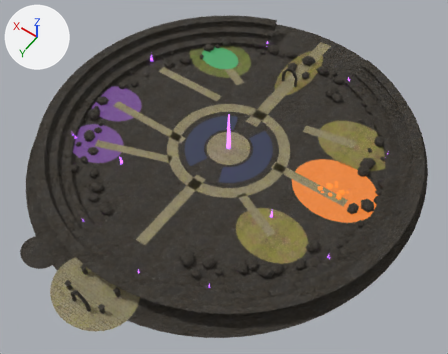
The glTF model assets/original/ember_art/breach/breach_shell.glb: old version first, new version second.
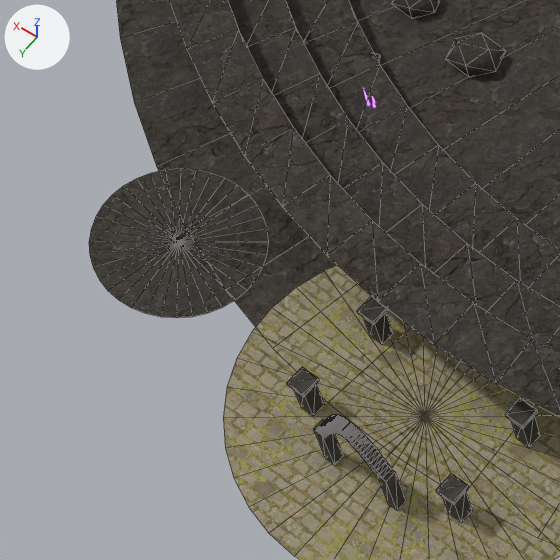
Each version is shown whole from a camera (50 mm lens) standing at (-87.1, -0.1, 177.0) and looking at (-6.9, -112.4, 0.6), then close up on the part from 0% to 28% of the width and 56% to 91% of the height. The lights are fixed; the arrows at upper left show +X, +Y and +Z. The last two pictures show the newer version. The close-ups show mesh edges as thin lines. Where no turn or scale is listed for an object, it has been applied to the vertices. Vertices at exactly the same position are counted once.

Names of what the first close-up shows: 'breach_arena_arch_0', 'breach_arena_arch_1', 'breach_arena_arch_2', 'breach_arena_floor', 'breach_floor', 'breach_pillar_ne', 'breach_pillar_nw', 'breach_pillar_se', 'breach_pillar_sw', 'breach_rim_rocks', 'breach_terraces', 'breach_vault_floor' and 1 more.
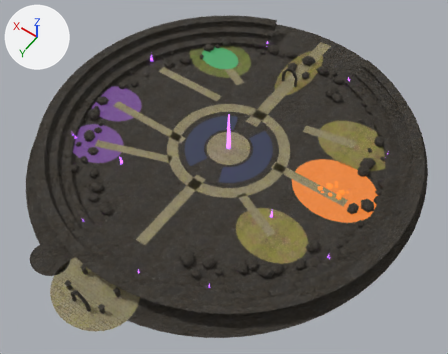
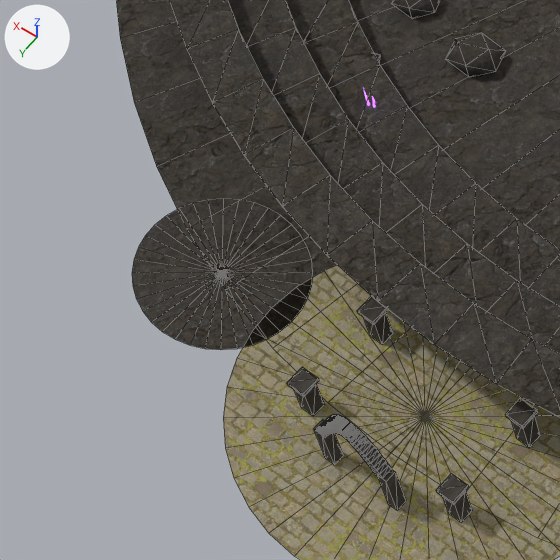
Commit message: Keep the Breach chest walk moving across the open crater.

The change, as a diff of the scene's bpy script:
```diff
--- a/assets/original/ember_art/breach/breach_shell.glb.py
+++ b/assets/original/ember_art/breach/breach_shell.glb.py
@@ me_breach_vault_floor @@
 # used by ob_breach_vault_floor; location = (0.0, 0.0, 0.0)
-me_breach_vault_floor.from_pydata(...)  # 37 vertices, 36 faces; spans x 17.5..31.5, y -58.0..-46.0, z 0.01
+me_breach_vault_floor.from_pydata(...)  # 37 vertices, 36 faces; spans x 13.0..27.0, y -58.0..-46.0, z 0.01
+# me_breach_vault_floor part 1: the whole mesh is moved by (-4.5, 0.0, 0.0)
 me_breach_vault_floor.materials.append(mat_rock)
```

Where the change shows, as pixel boxes (x1, y1, x2, y2) in the close-ups (560 x 560 px):
'breach_vault_floor', moved: before (89, 169, 269, 318); after (132, 199, 313, 350)
